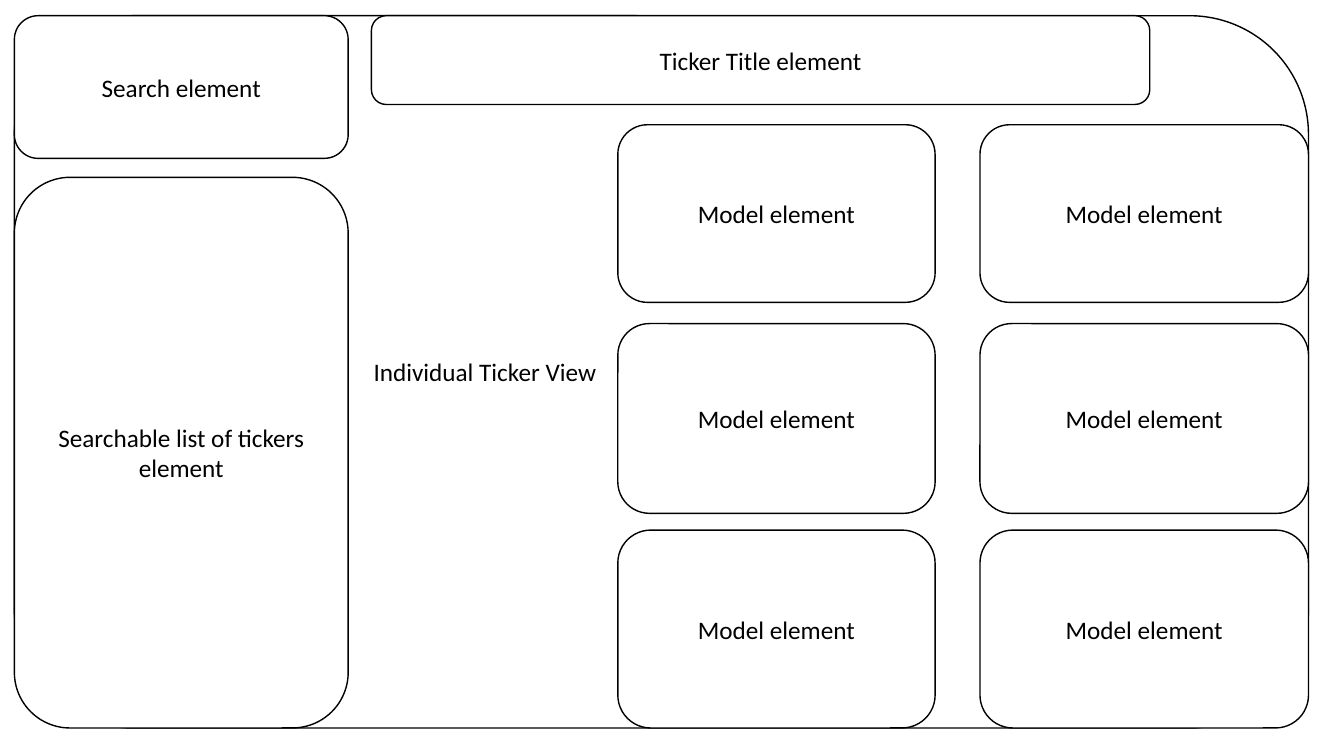
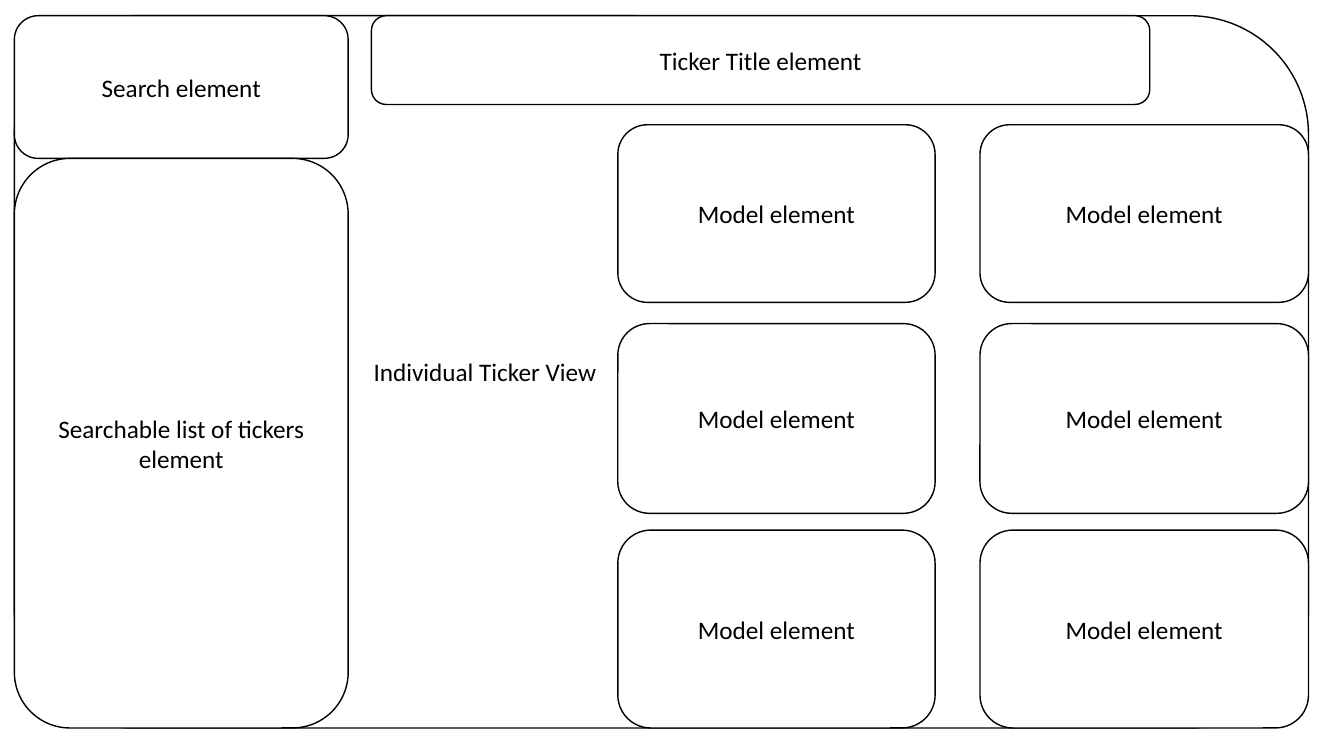
Before and after one commit to chipuha/StockMarket, a slide deck: slide 4 of Visualizer/Mockup.pptx. Drawn at 1344x756 pixels with LibreOffice and Linux fonts; fonts in the diff are those of the drawing. Boxes give left, top, right and bottom in pixels: in the first picture for what was removed or moved away, otherwise in the second. Text is boxed around its words. In the diff, an @@ line names an element or a change of style, - is before the commit and + after.

```diff
--- a/Visualizer/Mockup.pptx
+++ b/Visualizer/Mockup.pptx
@@ rounded rectangle "Searchable list of tickers element": place and size @@
-rounded rectangle "Searchable list of tickers element" at bbox=[14, 177, 348, 728]
+rounded rectangle "Searchable list of tickers element" at bbox=[14, 158, 348, 728]
```
Also in this commit, not shown: 1 other slide changed, 3 other files.
